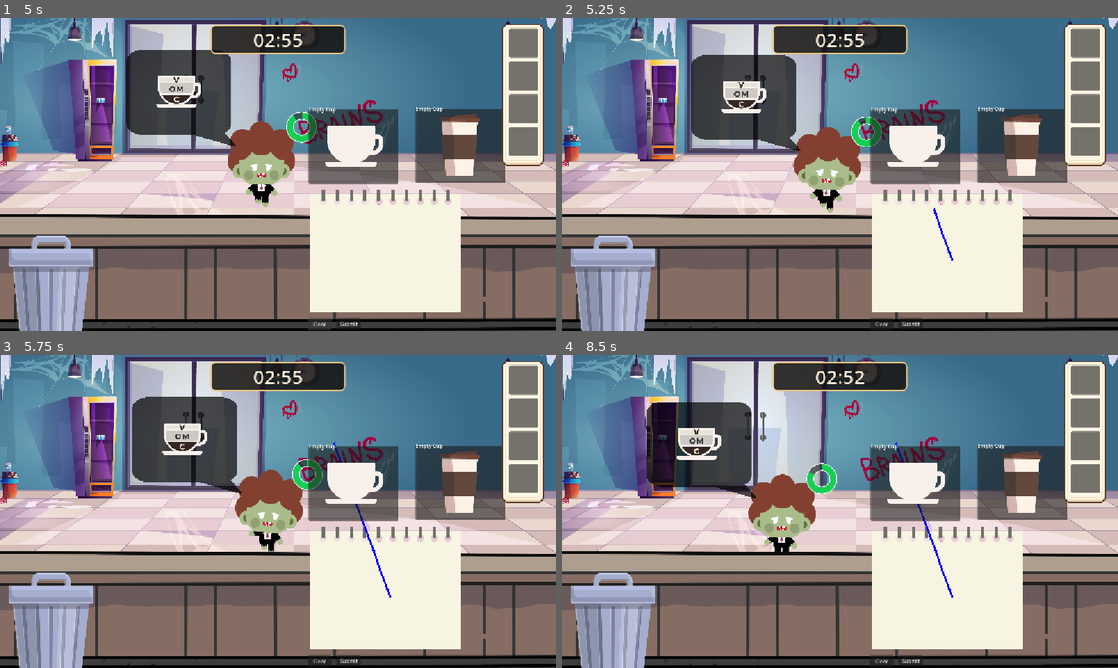
Above: before the commit, frames 1-4 (two rows, left to right).
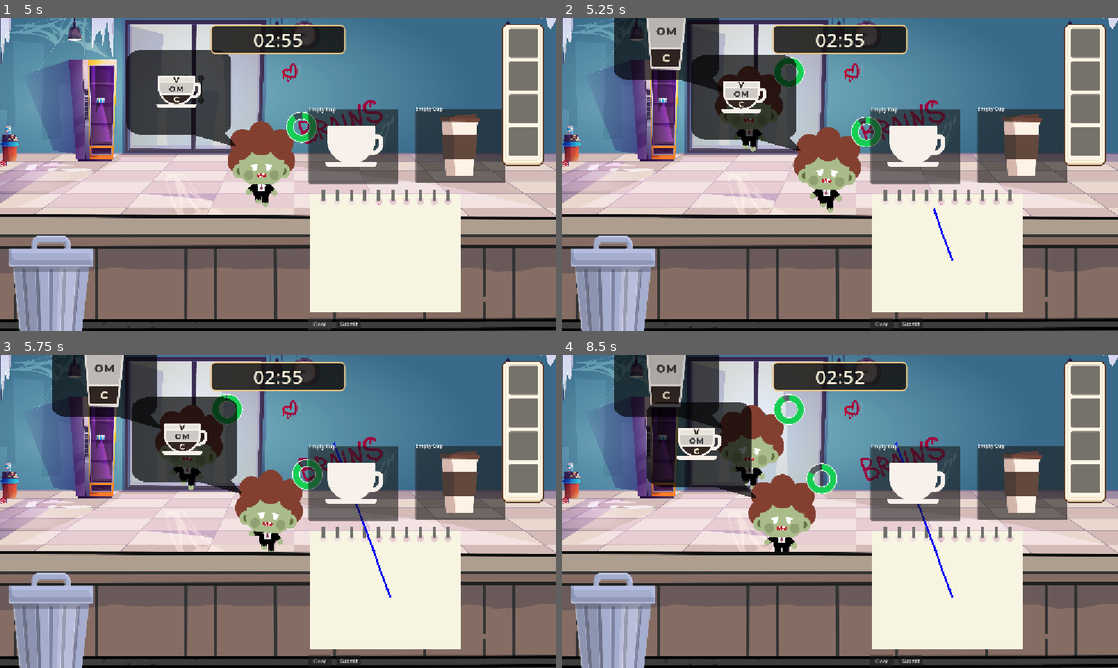
Above: after the commit, the same moments.

Repository: fishlis/SM2603-asm2
Game: Godot game, scene res://scenes/main.tscn
Same seed, same stepped clock (60 frames per second), same inputs: the game is played once before the commit and once after it. The project has no main scene, so this scene is started directly.
Inputs (mouse positions are in pixels of both pictures, inside the frame that each line leads up to):
- Up to frame 1 (5 s): click "Submit" at 0.5 s; click "Clear" at 1.25 s; click "Submit" at 2 s; click "Clear" at 2.75 s; click "Submit" at 3.5 s; click "Clear" at 4.25 s
- Up to frame 2 (5.25 s): drag from (951, 259) to (895, 105) at 5.02 s
- Up to frame 3 (5.75 s): no input
- Up to frame 4 (8.5 s): drag from (728, 527) to (812, 574) at 5.77 s; move the mouse to (895, 442) at 6.52 s; click (895, 442) at 6.67 s; drag from (812, 574) to (673, 464) at 7.27 s; move the mouse to (1006, 558) at 8.02 s; click (1006, 558) at 8.17 s

Frame 1 is identical in both runs. In frame 2, 5.4% of the frame differs, in the area x 9-44%, y 0-43%; in frame 3, 5.4%; in frame 4, 6.0%, in the area x 9-44%, y 0-44%.

Commit message:
changed zombie spawning wait time back to every 5 seconds
changed zombie spawning wait time back to every 5 seconds

Diff:
--- a/scenes/main.tscn
+++ b/scenes/main.tscn
@@ -33,7 +33,7 @@
 position = Vector2(388, 279)
 
 [node name="ZombieTimer" type="Timer" parent="." unique_id=1176301762]
-wait_time = 20.0
+wait_time = 5.0
 autostart = true
 
 [node name="BarOverlay" type="StaticBody2D" parent="." unique_id=1784212814]
@@ -68,8 +68,7 @@
 offset_right = 247.5
 offset_bottom = 721.5
 
-[node name="CountdownTimer" parent="." instance=ExtResource("9_timer")]
-duration = 180.0
+[node name="CountdownTimer" parent="." unique_id=168902207 instance=ExtResource("9_timer")]
 
 [connection signal="timeout" from="ZombieTimer" to="." method="_on_zombie_timer_timeout"]
 [connection signal="ingredient_added" from="DrawingPad" to="." method="_on_drawing_pad_ingredient_added"]
